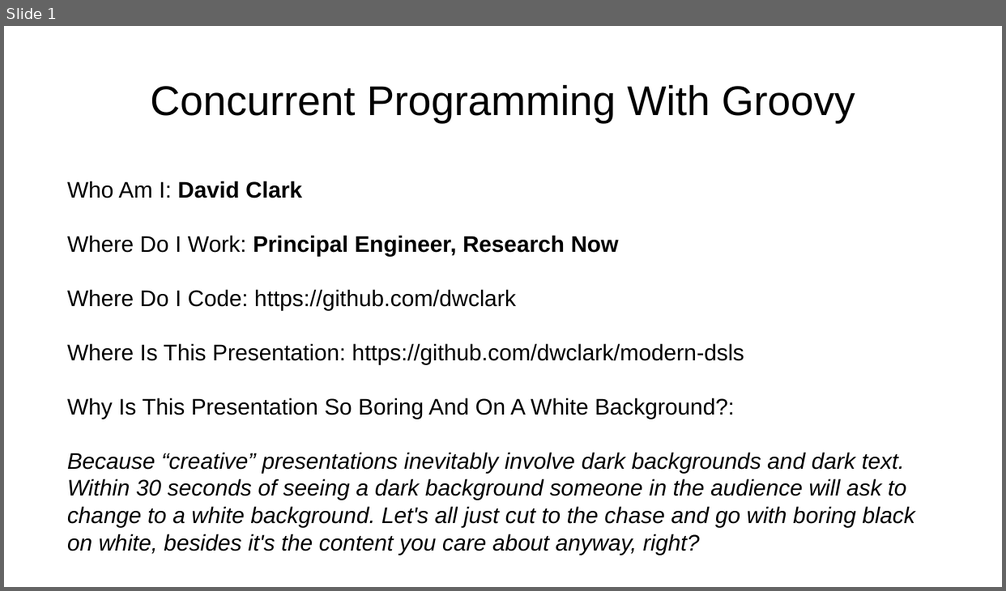
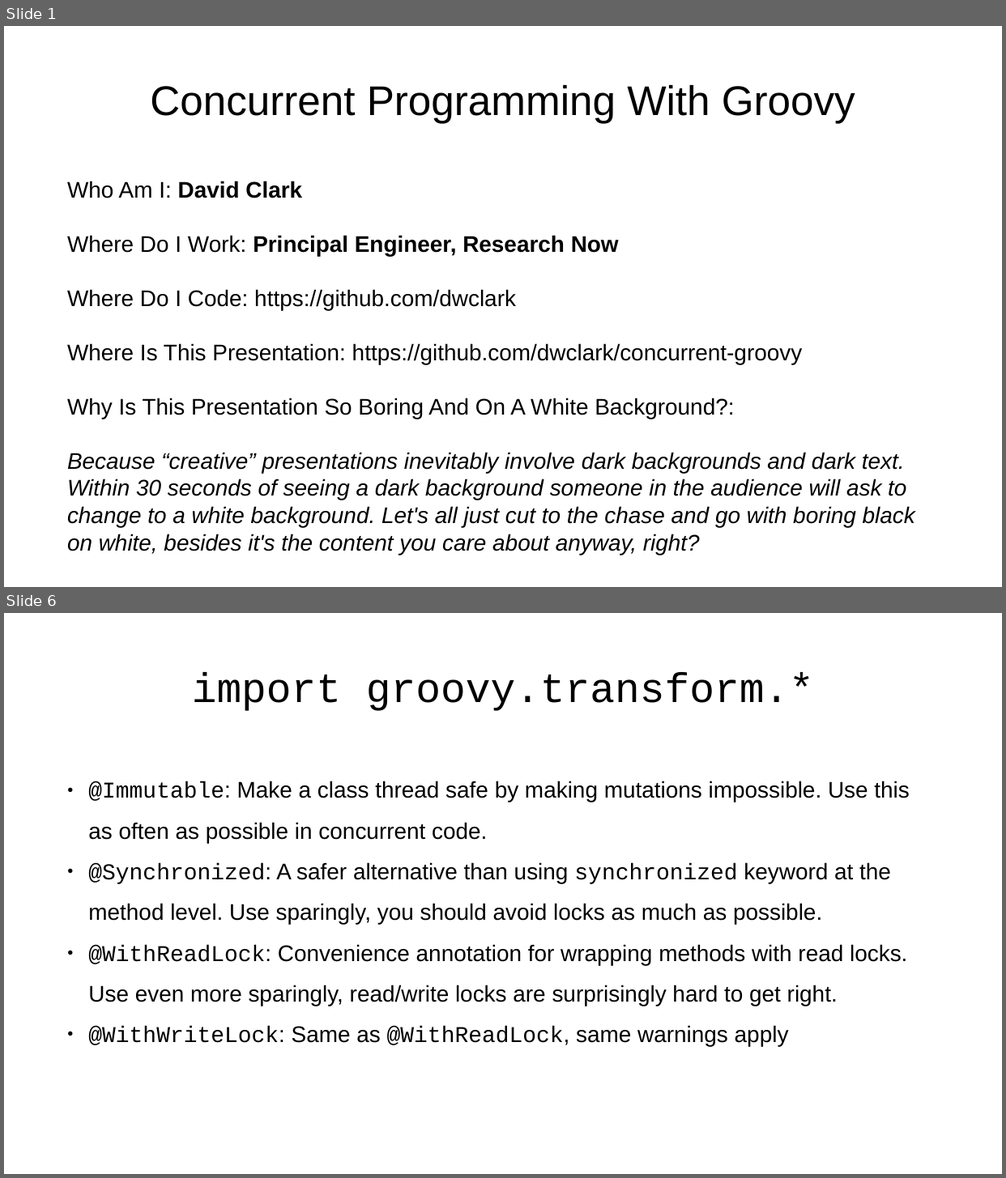
Before and after one commit to dwclark/concurrent-groovy, a slide deck: concurrent-groovy.odp. Shown one above the other, each under a label of ours: slide 1 before the commit, slides 1 and 6 after it; the slides between them are not shown. The pictures are 1006x591 and 1006x1178 pixels, drawn with LibreOffice and Linux fonts; fonts in the diff are those of the drawing. Boxes give left, top, right and bottom in pixels: in the first picture for what was removed or moved away, otherwise in the second. Text is boxed around its words. In the diff, an @@ line names an element or a change of style, - is before the commit and + after.

```diff
--- a/concurrent-groovy.odp
+++ b/concurrent-groovy.odp
@@ slide 6 added at <box>4,613,1002,1174</box>, background #FFFFFF @@
@@ title added at <box>192,672,814,711</box>, 33 pt, text #000000 @@
+import groovy.transform.*
@@ text added at <box>88,781,909,1046</box>, 18 pt, text #000000 @@
+● @Immutable: Make a class thread safe by making mutations impossible. Use this as often as possible in concurrent code.
+● @Synchronized: A safer alternative than using synchronized keyword at the method level. Use sparingly, you should avoid locks as much as possible.
+● @WithReadLock: Convenience annotation for wrapping methods with read locks. Use even more sparingly, read/write locks are surprisingly hard to get right.
+● @WithWriteLock: Same as @WithReadLock, same warnings apply
@@ slide 1 changed as well @@
@@ text at <box>67,344,803,365</box>: text changed @@
-Where Is This Presentation: https://github.com/dwclark/modern-dsls
+Where Is This Presentation: https://github.com/dwclark/concurrent-groovy
```
Also in this commit, not shown: 8 other slides added, 3 other files.
